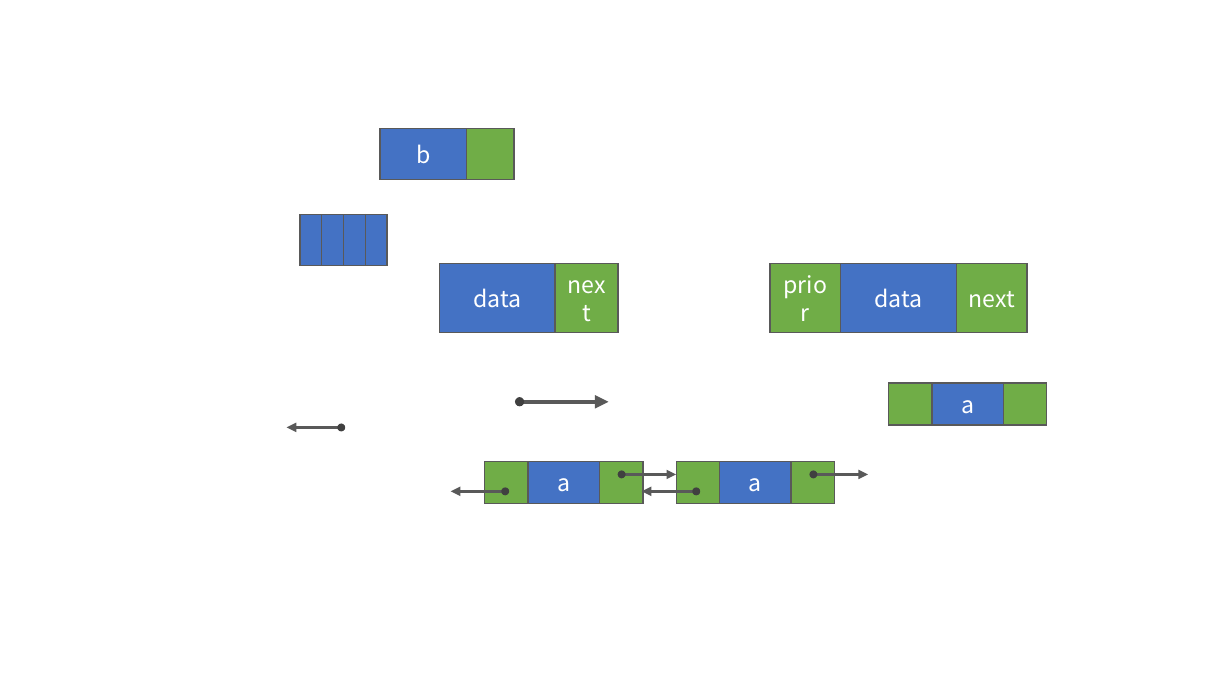
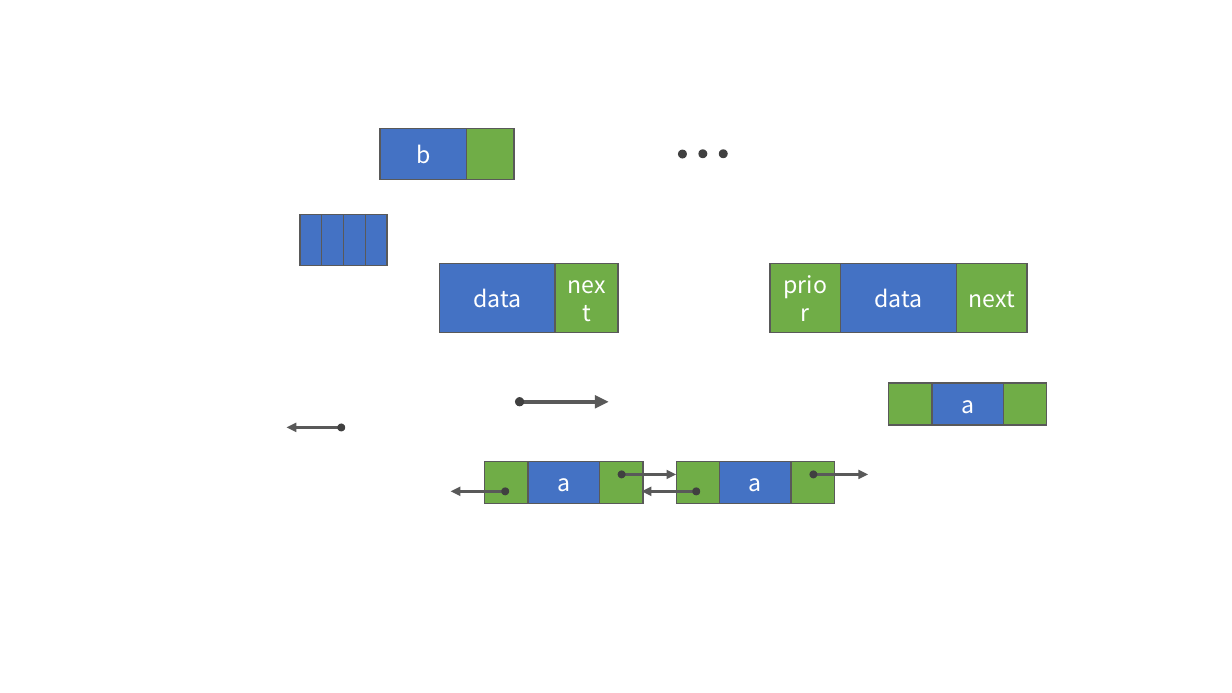
Before and after one commit to vistar-terry/algorithm-cradle, a slide deck: slide 1 of data-structure-and-algorithm/2.线性表/线性表示意图.pptx. Drawn at 1232x693 pixels with LibreOffice and Linux fonts; fonts in the diff are those of the drawing. Boxes give left, top, right and bottom in pixels: in the first picture for what was removed or moved away, otherwise in the second. Text is boxed around its words. In the diff, an @@ line names an element or a change of style, - is before the commit and + after.

```diff
--- a/data-structure-and-algorithm/2.线性表/线性表示意图.pptx
+++ b/data-structure-and-algorithm/2.线性表/线性表示意图.pptx
@@ ellipse added at [680, 152, 685, 156], fill #404040, outline #404040 3.5 pt @@
@@ ellipse added at [701, 152, 705, 156], fill #404040, outline #404040 3.5 pt @@
@@ ellipse added at [721, 152, 726, 156], fill #404040, outline #404040 3.5 pt @@
```
Also in this commit, not shown: 1 other slide changed, 1 slide added, 12 other files.
